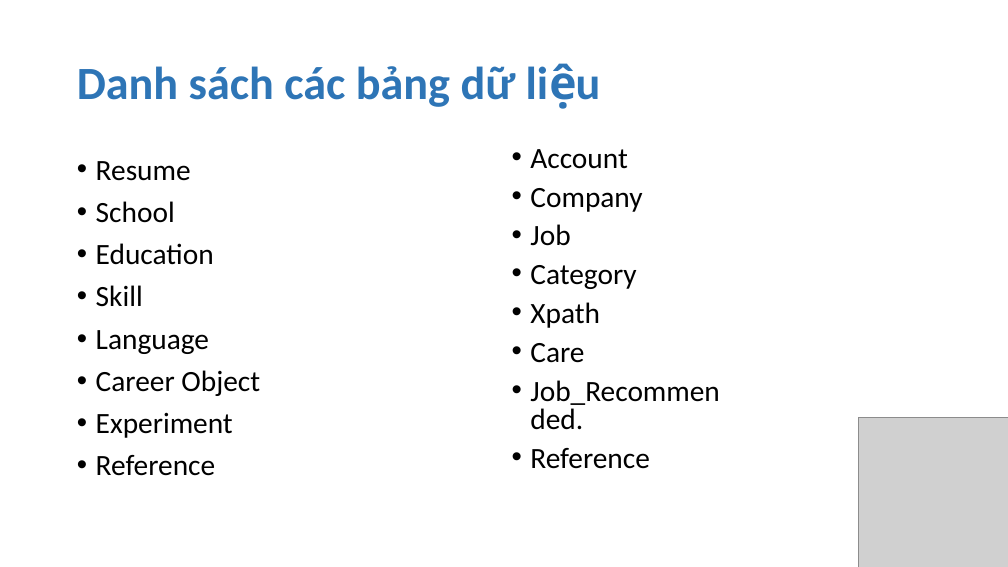
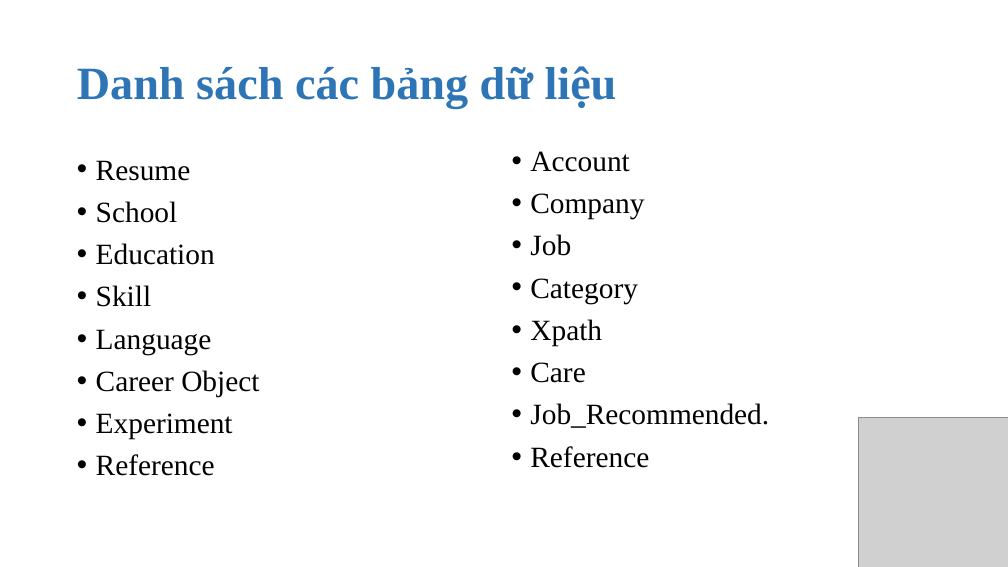
Before and after one commit to luanft/web-feedback-system, a slide deck: slide 2 of Document/slide/Database.pptx. Drawn at 1008x567 pixels with LibreOffice and Linux fonts; fonts in the diff are those of the drawing; grey boxes stand for pictures. Boxes give left, top, right and bottom in pixels: in the first picture for what was removed or moved away, otherwise in the second. Text is boxed around its words. In the diff, an @@ line names an element or a change of style, - is before the commit and + after.

```diff
--- a/Document/slide/Database.pptx
+++ b/Document/slide/Database.pptx
@@ title at (77,66,617,109): text changed; font Calibri to Times New Roman @@
-Danh sách các bảng dữ liệu
+Danh sách các bảng dữ liệu
@@ text "Account" at (530,151,769,468): font Calibri to Times New Roman; line spacing 0.8 to 0.9 @@
@@ text "Resume" at (96,160,259,476): font Calibri to Times New Roman @@
```
Also in this commit, not shown: 1 other slide changed, 1 other file.
